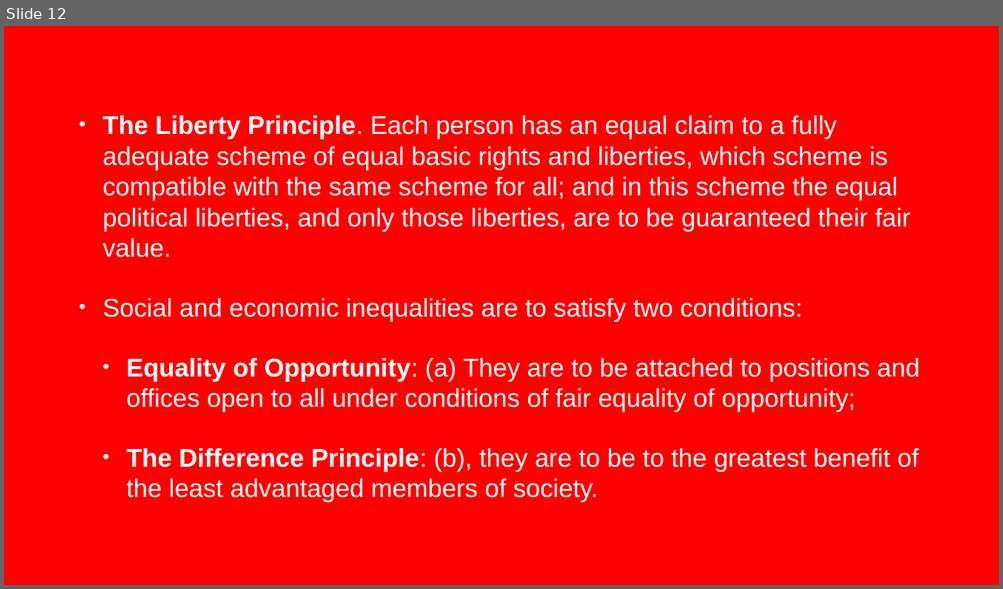
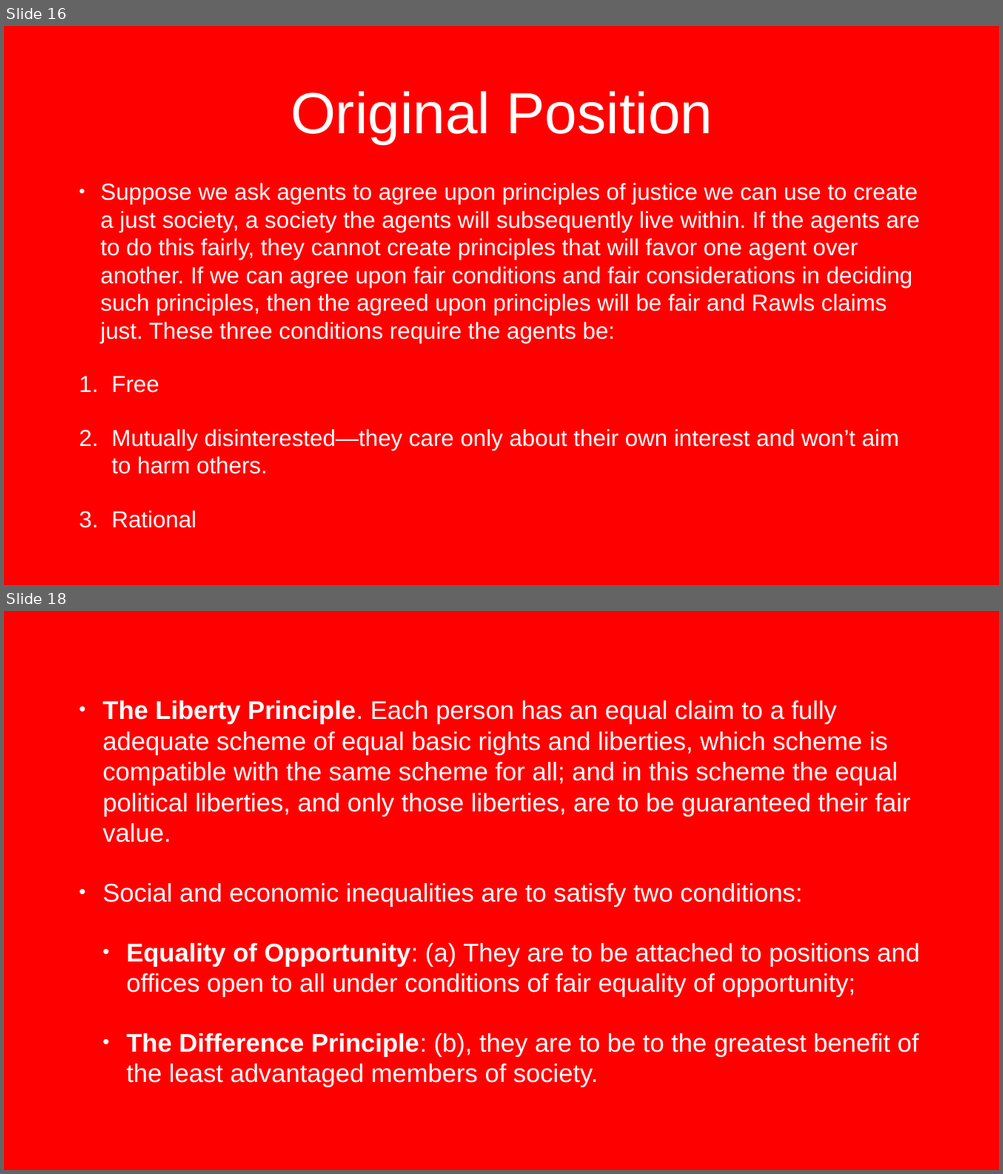
Before and after one commit to scoconno/scoconno.github.io, a slide deck: ethics/rawls/presentation.pptx. Shown one above the other, each under a label of ours: slide 12 before the commit, slides 16 and 18 after it; the slides between them are not shown. The pictures are 1003x589 and 1003x1174 pixels, drawn with LibreOffice and Linux fonts; fonts in the diff are those of the drawing; background and template pictures are left out. Boxes give left, top, right and bottom in pixels: in the first picture for what was removed or moved away, otherwise in the second. Text is boxed around its words. In the diff, an @@ line names an element or a change of style, - is before the commit and + after.

```diff
--- a/ethics/rawls/presentation.pptx
+++ b/ethics/rawls/presentation.pptx
@@ slide 16 added at <box>4,26,999,585</box>, background picture (left out) @@
@@ title added at <box>290,91,713,144</box>, 112 pt, text #FFFFFF @@
+Original Position
@@ text added at <box>100,183,919,528</box>, 44.7 pt, text #FFFFFF @@
+• Suppose we ask agents to agree upon principles of justice we can use to create a just society, a society the agents will subsequently live within. If the agents are to do this fairly, they cannot create principles that will favor one agent over another. If we can agree upon fair conditions and fair considerations in deciding such principles, then the agreed upon principles will be fair and Rawls claims just. These three conditions require the agents be:
+1. Free
+2. Mutually disinterested—they care only about their own interest and won’t aim to harm others.
+3. Rational
@@ what was slide 12 is now slide 18 @@
```
Also in this commit, not shown: 8 other slides added, 7 other files.
